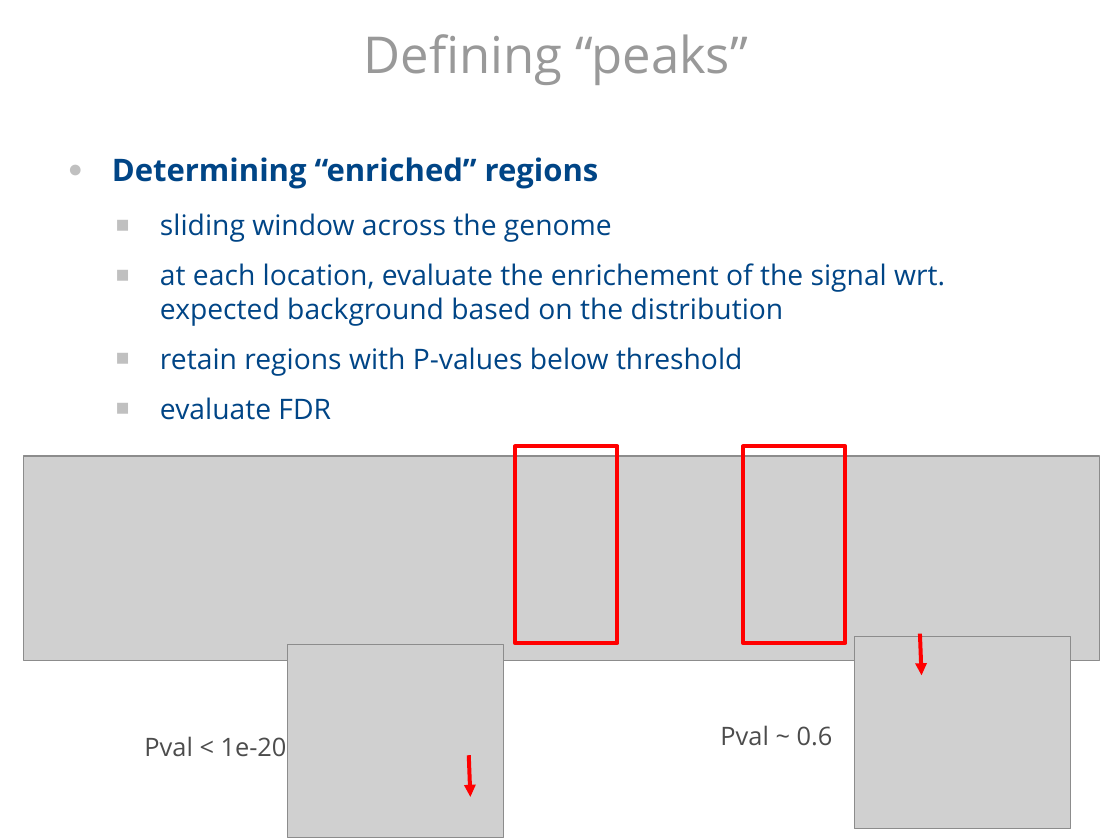
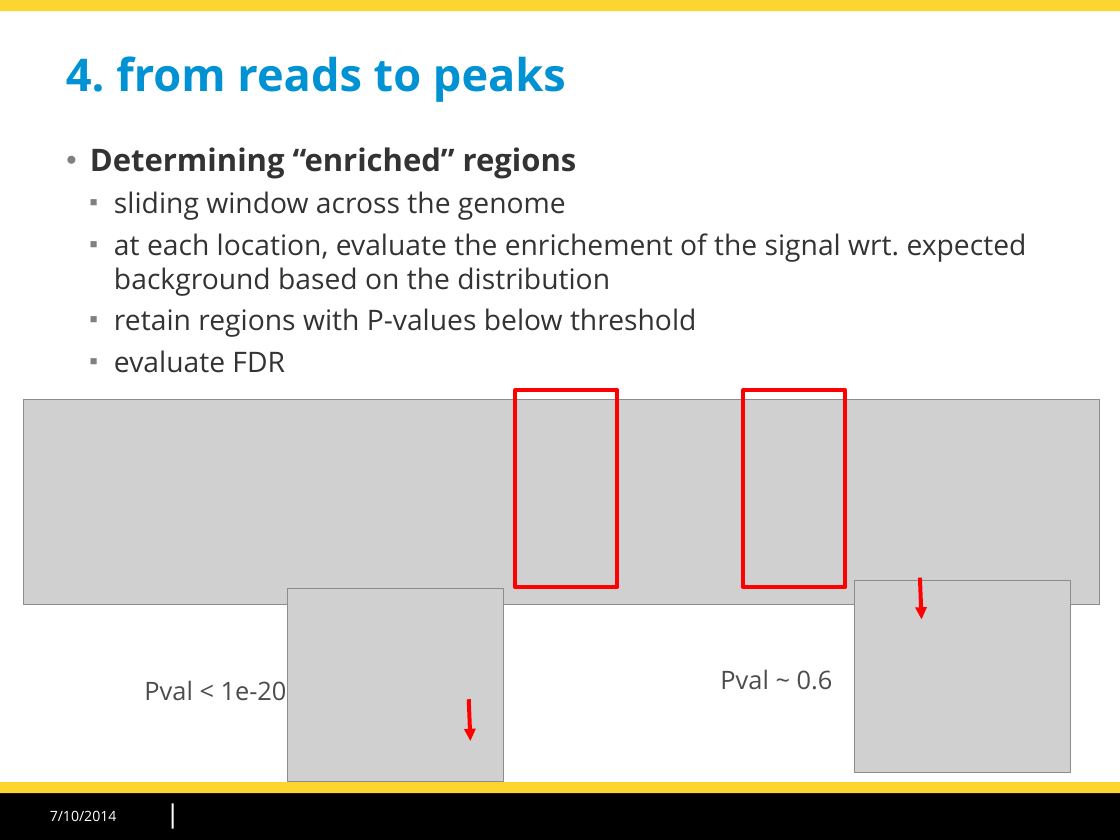
Before and after one commit to morganeTC/atelier_chip-seq_roscoff_2014, a slide deck: slide 26 of slides/chipseq_CarlHerrmann_Roscoff2014.odp (slide 28 before the commit). Drawn at 1120x840 pixels with LibreOffice and Linux fonts; fonts in the diff are those of the drawing; grey boxes stand for pictures; background and template pictures are left out. Boxes give left, top, right and bottom in pixels: in the first picture for what was removed or moved away, otherwise in the second. Text is boxed around its words. In the diff, an @@ line names an element or a change of style, - is before the commit and + after.

```diff
--- a/slides/chipseq_CarlHerrmann_Roscoff2014.odp
+++ b/slides/chipseq_CarlHerrmann_Roscoff2014.odp
@@ rectangle added at (x1=0, y1=0, x2=1120, y2=11), fill #FDD530 @@
@@ title "4. from reads to peaks" at (x1=66, y1=56, x2=566, y2=102): vertical alignment middle to top @@
@@ title at (x1=66, y1=56, x2=566, y2=102): text changed; size 36 to 32 pt; text colour #999999 to #0092D2; bold on @@
-Defining “peaks”
+4. from reads to peaks
@@ text "Determining “enriched” regions" moved from (x1=112, y1=157, x2=945, y2=420) to (x1=90, y1=147, x2=1027, y2=373) @@
@@ text "Determining “enriched” regions" at (x1=90, y1=147, x2=1027, y2=373): text colour #004586 to #333333; indent changed; less space between paragraphs; bullet colour #C0C0C0 to #808080 @@
@@ 3 pictures, 2 texts, 2 arrows, 2 rectangles moved together from (x1=24, y1=446, x2=1100, y2=838) to (x1=24, y1=390, x2=1100, y2=783) @@
@@ rectangle added at (x1=0, y1=794, x2=1120, y2=840), fill #000000 @@
@@ rectangle added at (x1=0, y1=783, x2=1120, y2=794), fill #FDD530 @@
@@ line added from (173, 805) to (173, 828), #FFFFFF 1.42 pt @@
@@ text added at (x1=50, y1=810, x2=117, y2=821), 10 pt, text #FFFFFF @@
+7/10/2014
```
Also in this commit, not shown: 29 other slides changed, 9 slides added, 15 slides removed, 2 other files.
